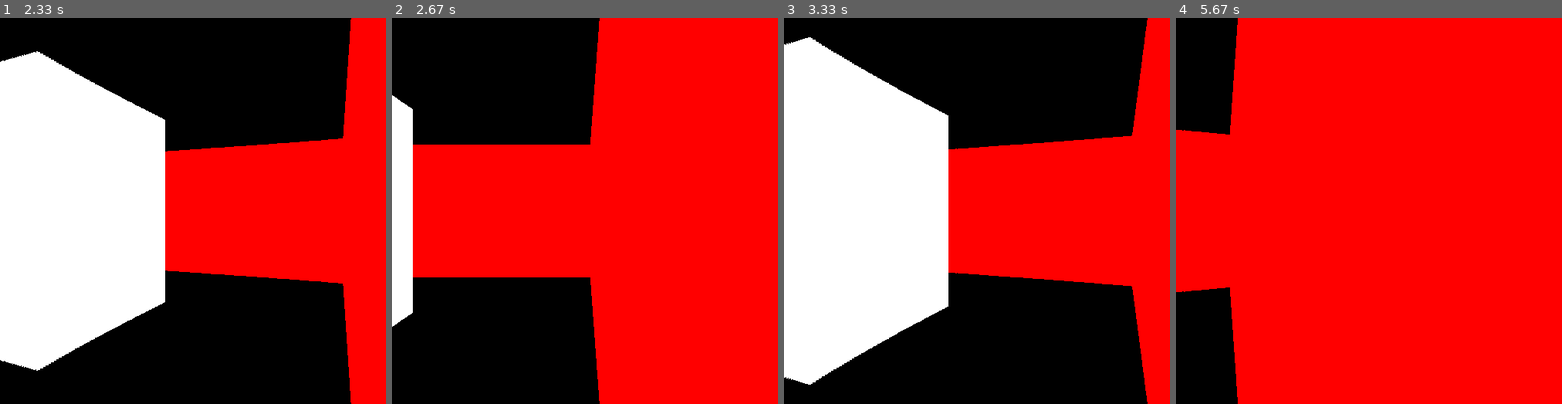
Above: before the commit, frames 1-4 (left to right).
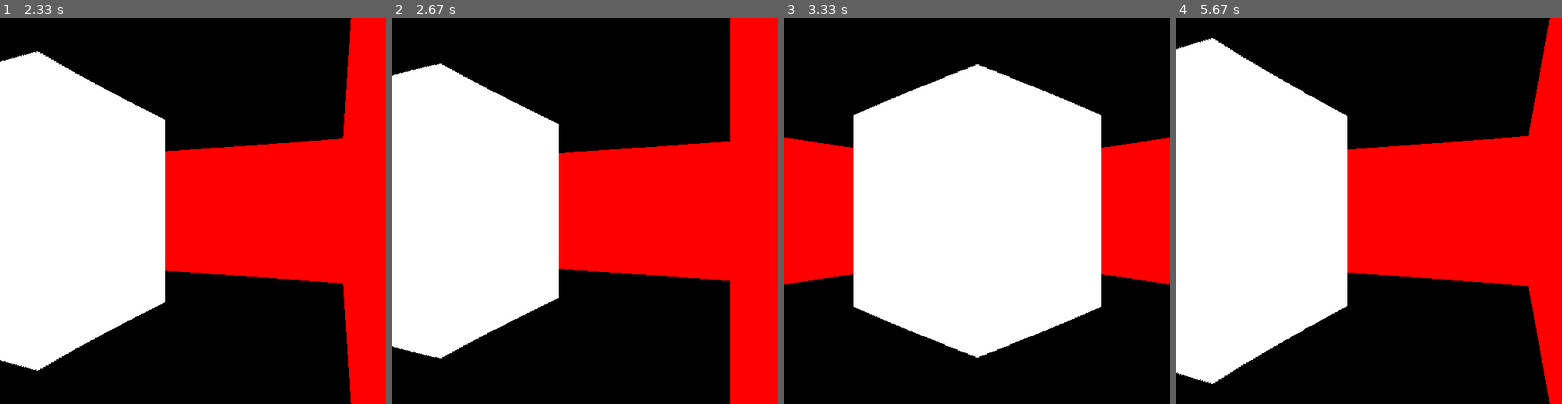
Above: after the commit, the same moments.

Repository: matpaaa/raycasting-pygame
Game: pygame game, started from main.py
Two runs of this game, one before a commit and one after it. Both use one fixed random seed, a clock stepped at 60 frames per second and the inputs below.
Inputs:
- Up to frame 1 (2.33 s): hold Right 0.33-0.8 s; hold Up 0.83-1.3 s; hold Right 1.33-1.8 s; hold Left from 1.83 s (still down)
- Up to frame 2 (2.67 s): release Left at 2.37 s; hold Down from 2.4 s (still down)
- Up to frame 3 (3.33 s): release Down at 2.7 s; hold Left 2.73-3.13 s; hold Up from 3.17 s (still down)
- Up to frame 4 (5.67 s): release Up at 3.53 s; hold Right 3.57-4.2 s; hold Down 4.23-4.6 s; hold Left 4.63-5.1 s; hold Right 5.13-5.6 s; hold Up from 5.63 s (still down)

Frame 1 is identical in both runs. In frame 2, 48% of the frame differs, in the area x 0-88%, y 0-100%; in frame 3, 49%; in frame 4, 74%, in the area x 0-97%, y 0-100%.

Commit message:
feat: move collision

Diff:
--- a/main.py
+++ b/main.py
@@ -5,30 +5,35 @@
 from ray_casting import RayCasting
 from user import User
 
-pygame.init()
 
 SCREEN_SIZE = 500
 
-screen = pygame.display.set_mode((SCREEN_SIZE, SCREEN_SIZE))
-clock = pygame.time.Clock()
-running = True
+def main():
+    pygame.init()
+
+    screen = pygame.display.set_mode((SCREEN_SIZE, SCREEN_SIZE))
+    clock = pygame.time.Clock()
+    running = True
 
 
-user = User(1, 1, math.pi / 4)
-ray_casting = RayCasting(screen, MAP)
-pygame_actions = PygameActions(user)
+    user = User(1, 1, math.pi / 4, MAP)
+    ray_casting = RayCasting(screen, MAP)
+    pygame_actions = PygameActions(user)
 
-while running:
-    for event in pygame.event.get():
-        if event.type == pygame.QUIT:
-            running = False
+    while running:
+        for event in pygame.event.get():
+            if event.type == pygame.QUIT:
+                running = False
 
-        pygame_actions.actions(event)
+            pygame_actions.actions(event)
 
-    screen.fill("black")
-    ray_casting.launch_fucking_rays(user)
+        screen.fill("black")
+        ray_casting.launch_fucking_rays(user)
 
-    pygame.display.flip()
-    clock.tick(60)
+        pygame.display.flip()
+        clock.tick(60)
 
-pygame.quit()
+    pygame.quit()
+
+if __name__ == '__main__':
+    main()
--- a/pygame_actions.py
+++ b/pygame_actions.py
@@ -28,4 +28,4 @@
             if event.key == pygame.K_UP:
                 self.user_move_up()
             if event.key == pygame.K_DOWN:
-                self.user_move_right()
+                self.user_move_down()
--- a/ray_casting.py
+++ b/ray_casting.py
@@ -1,11 +1,7 @@
-
-
 import math
 from typing import List
-
 from pygame import Surface
 import pygame
-
 from user import User
 
 
--- a/user.py
+++ b/user.py
@@ -1,6 +1,7 @@
 
 
 import math
+from typing import List
 
 
 class User:
@@ -9,18 +10,34 @@
     _velocity: float = 0.1
     _fov: int = math.pi / 3
 
-    def __init__(self, pos_x: int, pos_y: int, rot: float):
+    def __init__(self, pos_x: int, pos_y: int, rot: float, map: List[List[int]]):
         self.pos_x = pos_x
         self.pos_y = pos_y
         self.rot = rot
+        self.map = map
+
+    def _is_collision(self, pos_x: float, pos_y: float):
+        return self.map[int(pos_y)][int(pos_x)] != 0
 
     def move_up(self):
-        self.pos_x = self.pos_x + self._velocity * math.cos(self.rot)
-        self.pos_y = self.pos_y + self._velocity * math.sin(self.rot)
+        new_pos_x = self.pos_x + self._velocity * math.cos(self.rot)
+        new_pos_y = self.pos_y + self._velocity * math.sin(self.rot)
+
+        if self._is_collision(new_pos_x, new_pos_y):
+            return
+
+        self.pos_x = new_pos_x
+        self.pos_y = new_pos_y
 
     def move_down(self):
-        self.pos_x = self.pos_x - self._velocity * math.cos(self.rot)
-        self.pos_y = self.pos_y - self._velocity * math.sin(self.rot)
+        new_pos_x = self.pos_x - self._velocity * math.cos(self.rot)
+        new_pos_y = self.pos_y - self._velocity * math.sin(self.rot)
+
+        if self._is_collision(new_pos_x, new_pos_y):
+            return
+
+        self.pos_x = new_pos_x
+        self.pos_y = new_pos_y
 
     def move_left(self):
         self.rot -= self._rotate_rad
